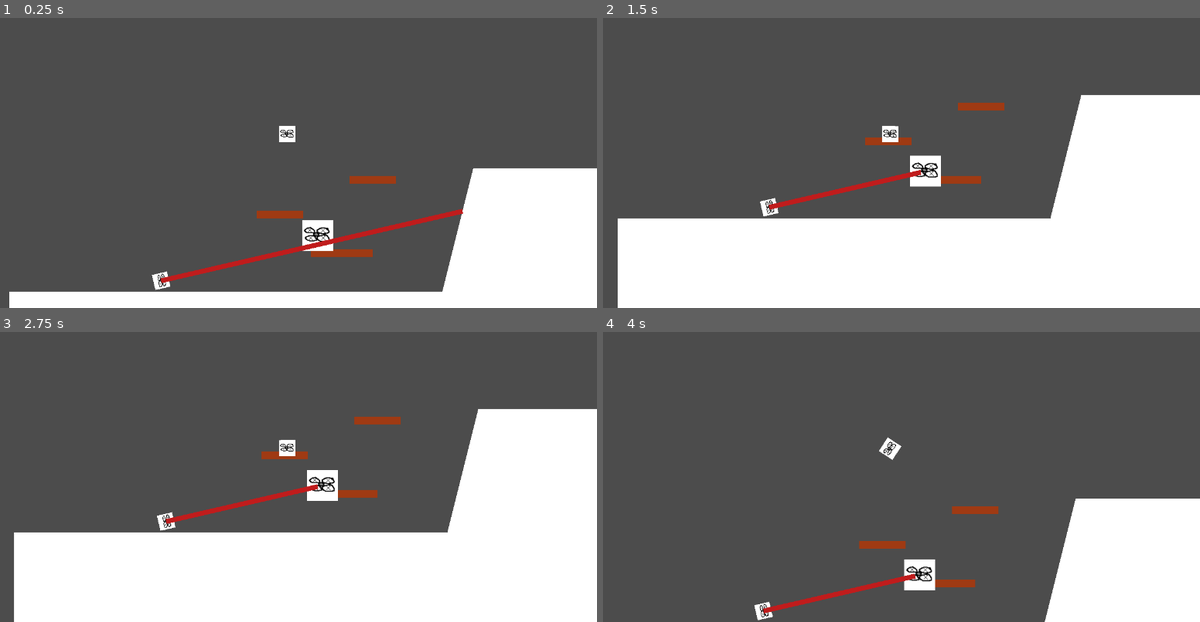
Above: before the commit, frames 1-4 (two rows, left to right).
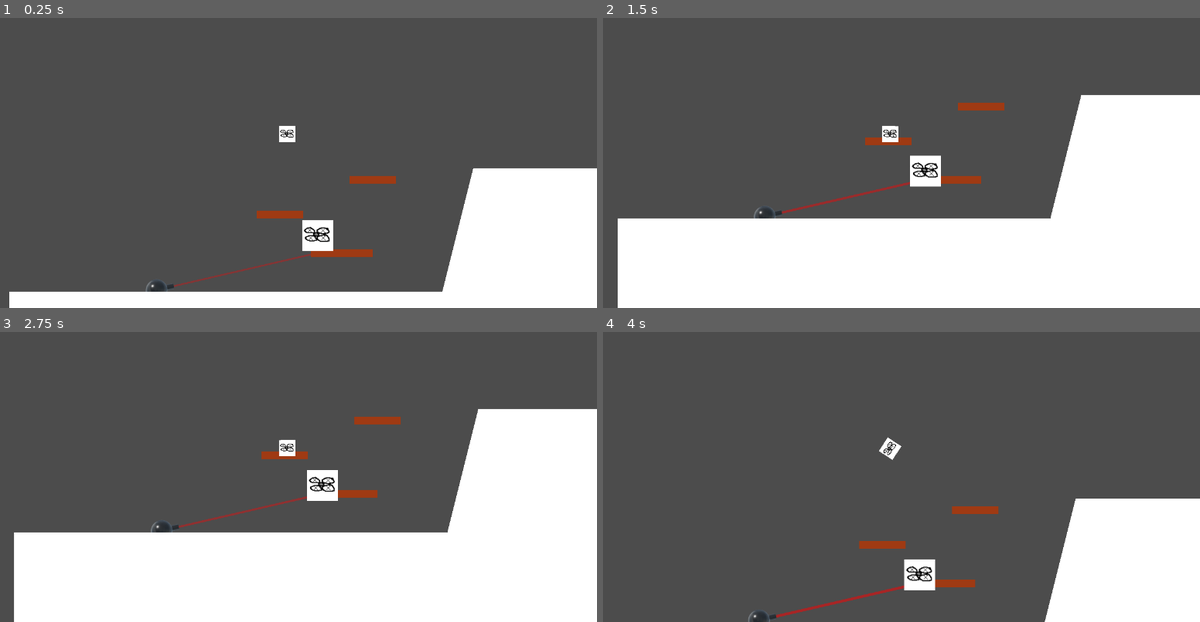
Above: after the commit, the same moments.

Repository: MeAmAnUsername/GMTK-2021
Game: Godot game, scene res://scenes/levels/BigRaiseHeavy.tscn
The game is run twice, just before and just after one commit, with the same random seed, the same clock (stepped at 60 frames per second) and the same inputs.
Inputs:
- Up to frame 1 (0.25 s): no input
- Up to frame 2 (1.5 s): hold Right (ui_right) 0.53-1.28 s; hold Down (ui_down) from 1.28 s (still down)
- Up to frame 3 (2.75 s): release Down (ui_down) at 2.03 s; hold Right (ui_right) from 2.03 s (still down)
- Up to frame 4 (4 s): release Right (ui_right) at 2.78 s; hold Up (ui_up) 2.78-3.53 s; hold Left (ui_left) from 3.53 s (still down)

The runs differ from the first frame. In frame 1, 1.2% of the frame differs, in the area x 24-78%, y 65-95%; in frame 2, 0.8%; in frame 3, 0.8%; in frame 4, 0.8%.

Commit message:
small is a real HTML tag, who knew.

Diff:
--- a/scenes/Laser.tscn
+++ b/scenes/Laser.tscn
@@ -1,12 +1,13 @@
 [gd_scene load_steps=3 format=2]
 
 [ext_resource path="res://scripts/Laser.gd" type="Script" id=1]
-[ext_resource path="res://assets/drone0.png" type="Texture" id=2]
+[ext_resource path="res://assets/Laser.png" type="Texture" id=2]
 
 [node name="Node2D" type="Node2D"]
 script = ExtResource( 1 )
 
 [node name="drone0" type="Sprite" parent="."]
+position = Vector2( 0, -6.00678 )
 scale = Vector2( 0.5, 0.5 )
 texture = ExtResource( 2 )
 
@@ -16,4 +17,6 @@
 cast_to = Vector2( 0, 133700 )
 
 [node name="LaserBeam" type="Line2D" parent="."]
+z_index = -1
+width = 1.0
 default_color = Color( 0.752941, 0.109804, 0.109804, 1 )
--- a/scenes/levels/BigRaiseHeavy.tscn
+++ b/scenes/levels/BigRaiseHeavy.tscn
@@ -8,6 +8,7 @@
 [node name="BigRaiseHeavy" type="Node2D"]
 
 [node name="StaticBody2D" type="StaticBody2D" parent="."]
+z_index = 1
 
 [node name="CollisionPolygon2D" type="CollisionPolygon2D" parent="StaticBody2D"]
 position = Vector2( 40, -38.5 )
@@ -38,5 +39,5 @@
 position = Vector2( 445.636, 456.536 )
 
 [node name="Node2D2" parent="." instance=ExtResource( 4 )]
-position = Vector2( 122.225, 553.136 )
+position = Vector2( 113.901, 572.163 )
 rotation = 1.34355
--- a/scripts/Laser.gd
+++ b/scripts/Laser.gd
@@ -12,8 +12,11 @@
 var point:Vector2
 var dist:float
 var other:Object
+var rng = RandomNumberGenerator.new()
 
 func _process(delta):
+	$LaserBeam.width -= ($LaserBeam.width - rng.randf_range(0, 10))*.05
+	$LaserBeam.default_color.a = $LaserBeam.width / 7
 	if $LaserRayCast.is_colliding():
 		other = $LaserRayCast.get_collider()
 		point = $LaserRayCast.get_collision_point()
--- a/scripts/Player.gd
+++ b/scripts/Player.gd
@@ -32,7 +32,7 @@
 
 func _process(delta):
 
-	if beaconCount > 0 and ! dead:
+	if beaconCount > 0 and !dead:
 		input_x = int(Input.is_action_pressed("ui_right")) - int(Input.is_action_pressed("ui_left"))
 		input_y = int(Input.is_action_pressed("ui_down")) - int(Input.is_action_pressed("ui_up"))
 	else:
Binary file added: assets/Laser.png
Not shown, added: assets/Laser.png.import
Not shown, added: assets/beacon.png.import
Not shown, added: assets/rangecircle.png.import
